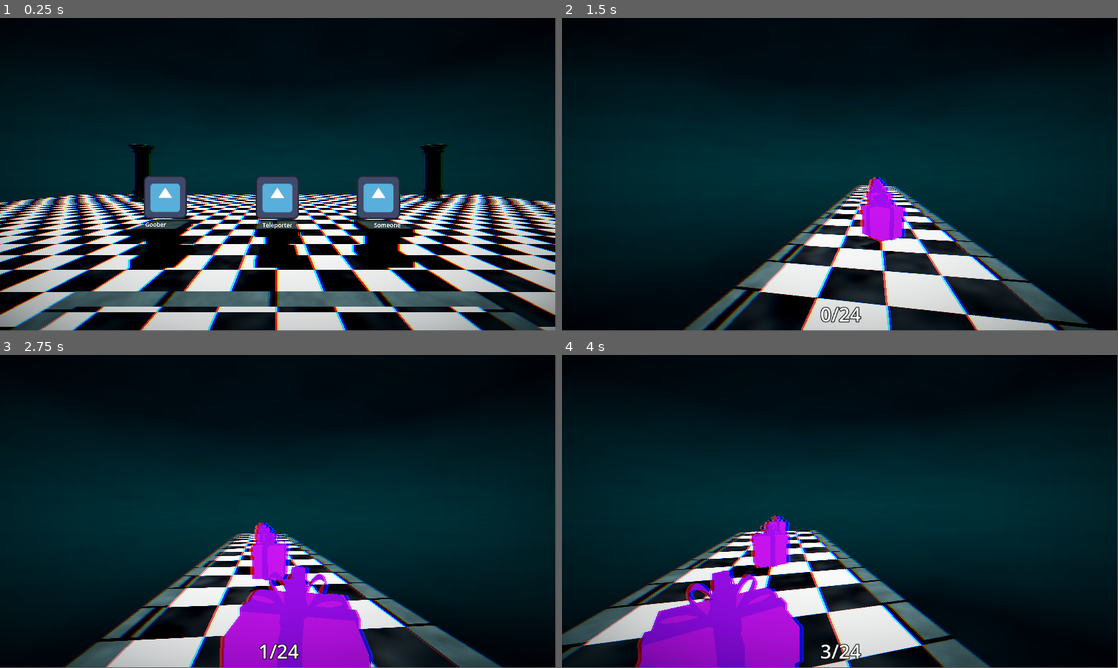
Above: before the commit, frames 1-4 (two rows, left to right).
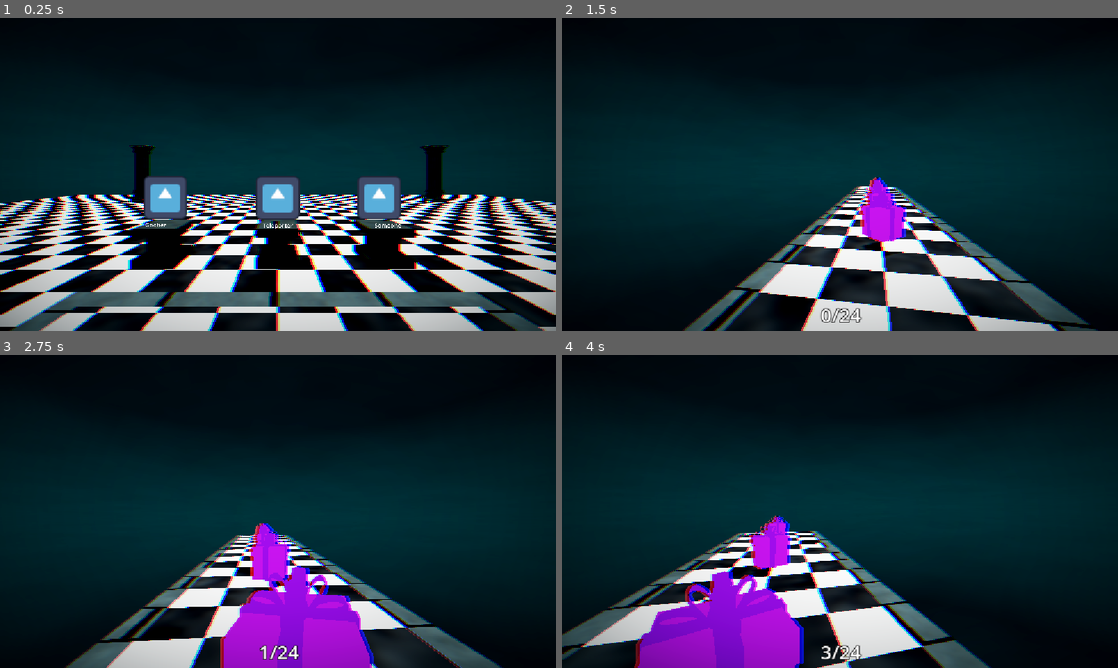
Above: after the commit, the same moments.

Repository: moonwavestudios/Voidscape
Game: Godot game, scene res://main.tscn
The game is run twice, just before and just after one commit, with the same random seed, the same clock (stepped at 60 frames per second) and the same inputs. The engine's default icon, where the game draws it, is replaced by a stand-in: a white triangle on a blue panel in a dark square.
Inputs (mouse positions are in pixels of both pictures, inside the frame that each line leads up to):
- Up to frame 1 (0.25 s): no input
- Up to frame 2 (1.5 s): tap Enter (ui_accept) at 0.5, 0.77 s; move the mouse to (867, 171) at 0.52 s; hold Up (ui_up) from 0.53 s (still down); tap E (dash) at 0.6 s; click (867, 171) at 0.67 s; tap F (interact) at 1.25, 1.35 s; move the mouse to (812, 174) at 1.27 s
- Up to frame 3 (2.75 s): keep holding Up (ui_up); tap Enter (ui_accept) at 1.52 s; move the mouse to (289, 505) at 2.02 s; tap E (dash) at 2.1 s
- Up to frame 4 (4 s): keep holding Up (ui_up); move the mouse to (834, 514) at 2.77 s; tap F (interact) at 2.85 s; click (834, 514) at 2.92 s; tap Enter (ui_accept) at 3.02, 3.77 s; move the mouse to (878, 514) at 3.52 s; tap E (dash) at 3.6 s
In our replay, the window is 799x449 before the commit and 800x450 after it. These sizes can differ from the game's own. Grey fills any space a smaller window leaves; there, only what the larger window draws over its background counts as a difference.

The runs differ from the first frame. In frame 1, 5.9% of the frame differs, in the area x 0-100%, y 0-100%; in frame 2, 2.3%; in frame 3, 2.9%; in frame 4, 3.5%.

Commit message:
added mobile support

Diff:
--- a/project.godot
+++ b/project.godot
@@ -19,6 +19,11 @@
 
 ProximityPromptManager="*uid://3tutyotkm5rx"
 ActiveModifiers="*uid://ky8fmas18nem"
+
+[display]
+
+window/size/mode=4
+window/stretch/mode="canvas_items"
 
 [global_group]
 
@@ -79,3 +84,4 @@
 [rendering]
 
 rendering_device/driver.windows="d3d12"
+textures/vram_compression/import_etc2_astc=true
--- a/scenes/player_ui.tscn
+++ b/scenes/player_ui.tscn
@@ -65,14 +65,6 @@
 offset_bottom = 540.0
 text = "Dash"
 
-[node name="Button3" type="Button" parent="Mobile" unique_id=301651556]
-layout_mode = 0
-offset_left = 1048.0
-offset_top = 454.0
-offset_right = 1139.0
-offset_bottom = 538.0
-text = "Interact"
-
 [connection signal="button_down" from="Mobile/Button" to="Mobile" method="_on_button_button_down"]
 [connection signal="button_up" from="Mobile/Button" to="Mobile" method="_on_button_button_up"]
 [connection signal="button_down" from="Mobile/Button2" to="Mobile" method="_on_button_2_button_down"]
Not shown, added: export_presets.cfg
Not shown, changed: icon.svg.import
